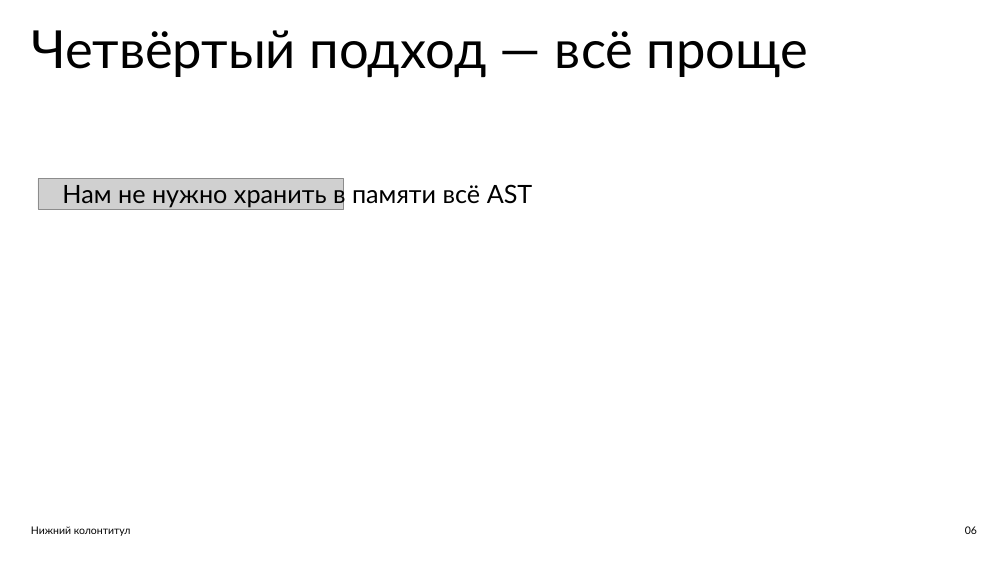
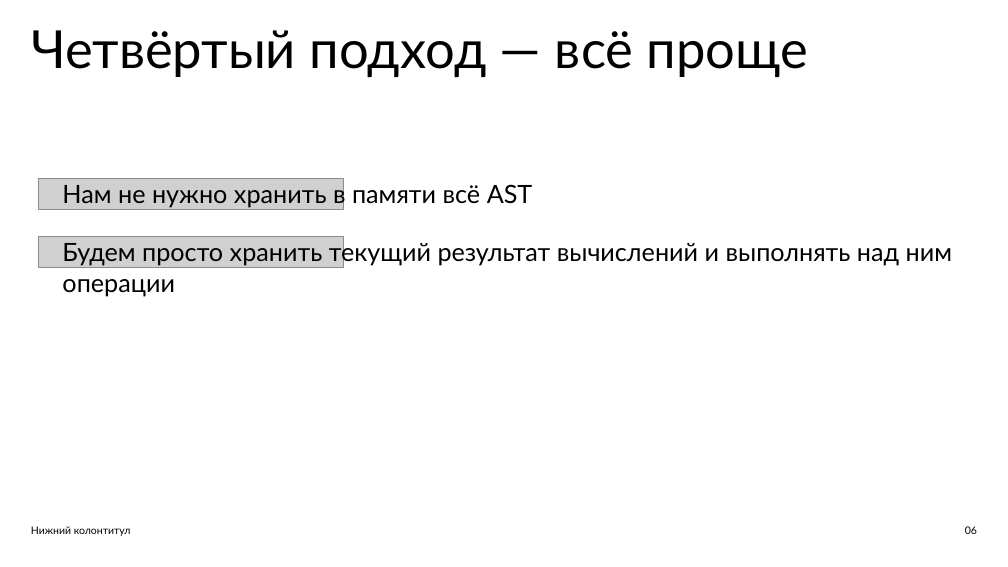
Before and after one commit to ishfb/zcc23, a slide deck: slide 30 of slides.pptx. Drawn at 1008x567 pixels with LibreOffice and Linux fonts; fonts in the diff are those of the drawing; grey boxes stand for pictures. Boxes give left, top, right and bottom in pixels: in the first picture for what was removed or moved away, otherwise in the second. Text is boxed around its words. In the diff, an @@ line names an element or a change of style, - is before the commit and + after.

```diff
--- a/slides.pptx
+++ b/slides.pptx
@@ picture added at bbox=[38, 236, 343, 267] @@
@@ text added at bbox=[62, 240, 952, 296], 36 pt, text #000000 @@
+Будем просто хранить текущий результат вычислений и выполнять над ним операции
```
Also in this commit, not shown: 4 slides added, 2 other files.
